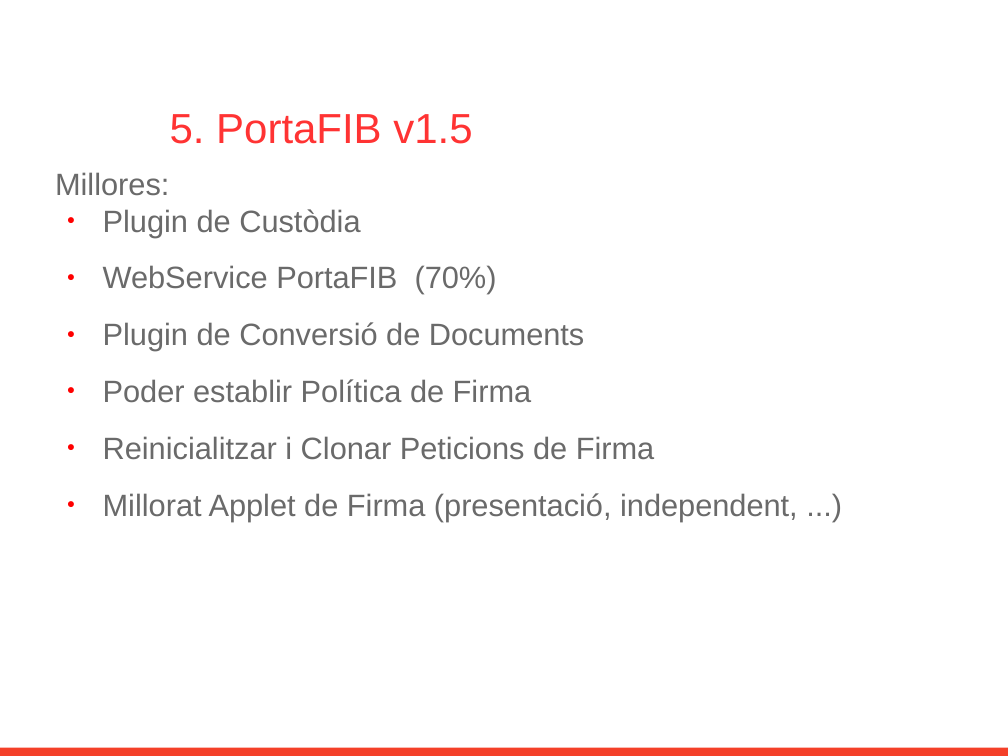
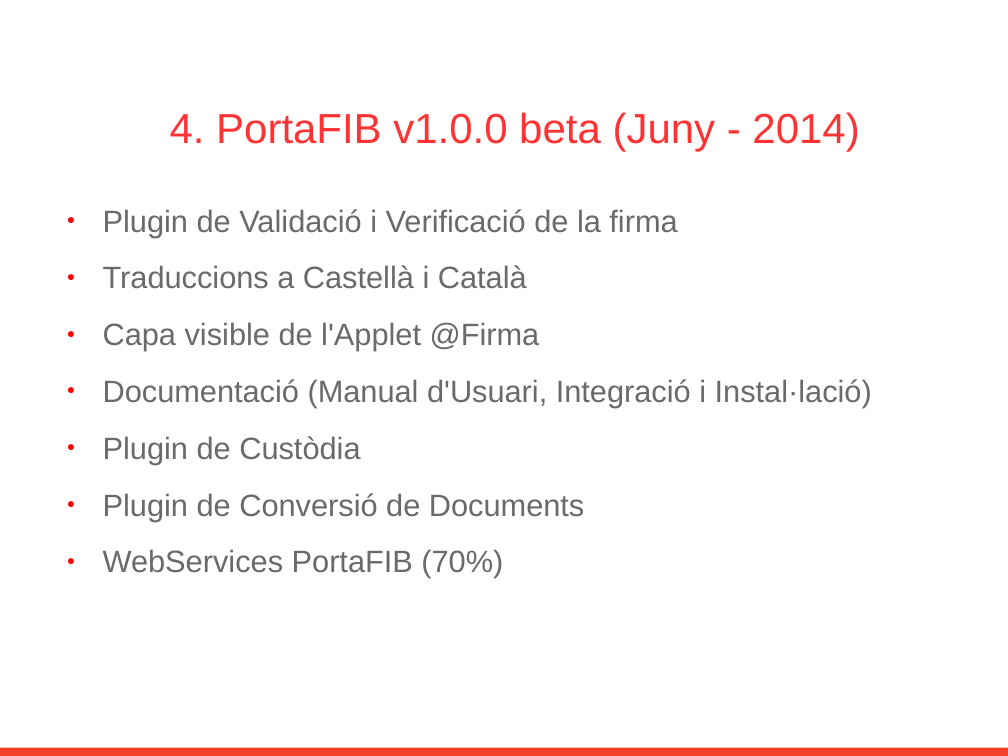
Before and after one commit to GovernIB/portafib, a slide deck: slide 10 of doc/Introduccio_Basica_PortaFIB.odp (slide 11 before the commit). Drawn at 1008x756 pixels with LibreOffice and Linux fonts; fonts in the diff are those of the drawing; background and template pictures are left out. Boxes give left, top, right and bottom in pixels: in the first picture for what was removed or moved away, otherwise in the second. Text is boxed around its words. In the diff, an @@ line names an element or a change of style, - is before the commit and + after.

```diff
--- a/doc/Introduccio_Basica_PortaFIB.odp
+++ b/doc/Introduccio_Basica_PortaFIB.odp
@@ text at (170,112,859,151): text changed @@
-5. PortaFIB v1.5
+4. PortaFIB v1.0.0 beta (Juny - 2014)
@@ text at (103,209,872,408): text changed @@
-Millores:
+● Plugin de Validació i Verificació de la firma
+● Traduccions a Castellà i Català
+● Capa visible de l'Applet @Firma
+● Documentació (Manual d'Usuari, Integració i Instal·lació)
@@ text at (103,265,497,294): paragraph removed @@
-● WebService PortaFIB (70%)
@@ text at (103,549,503,578): text changed @@
-● Poder establir Política de Firma
-● Reinicialitzar i Clonar Peticions de Firma
-● Millorat Applet de Firma (presentació, independent, ...)
+● WebServices PortaFIB (70%)
```
Also in this commit, not shown: 8 other slides changed, 2 slides added, 1 slide removed, 2 other files.
